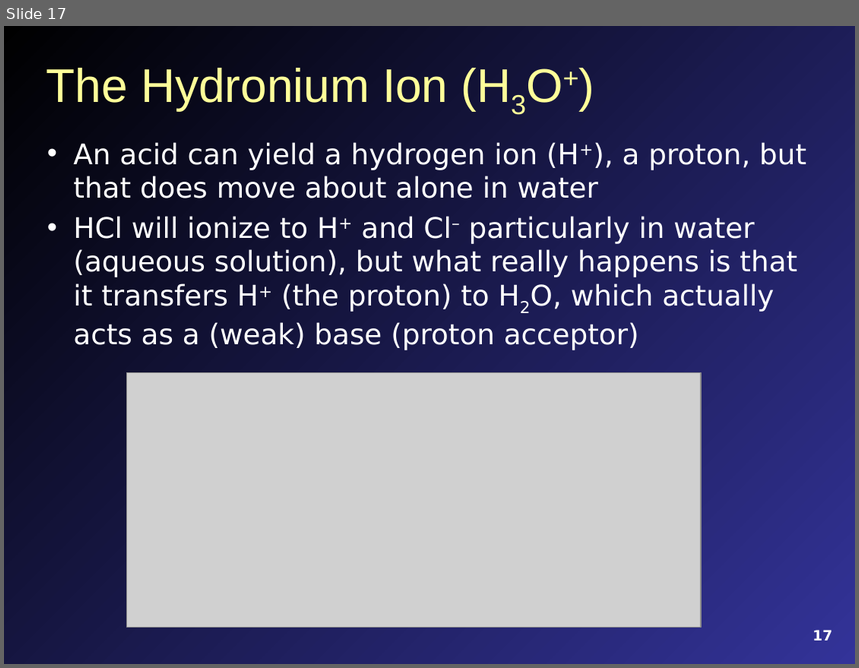
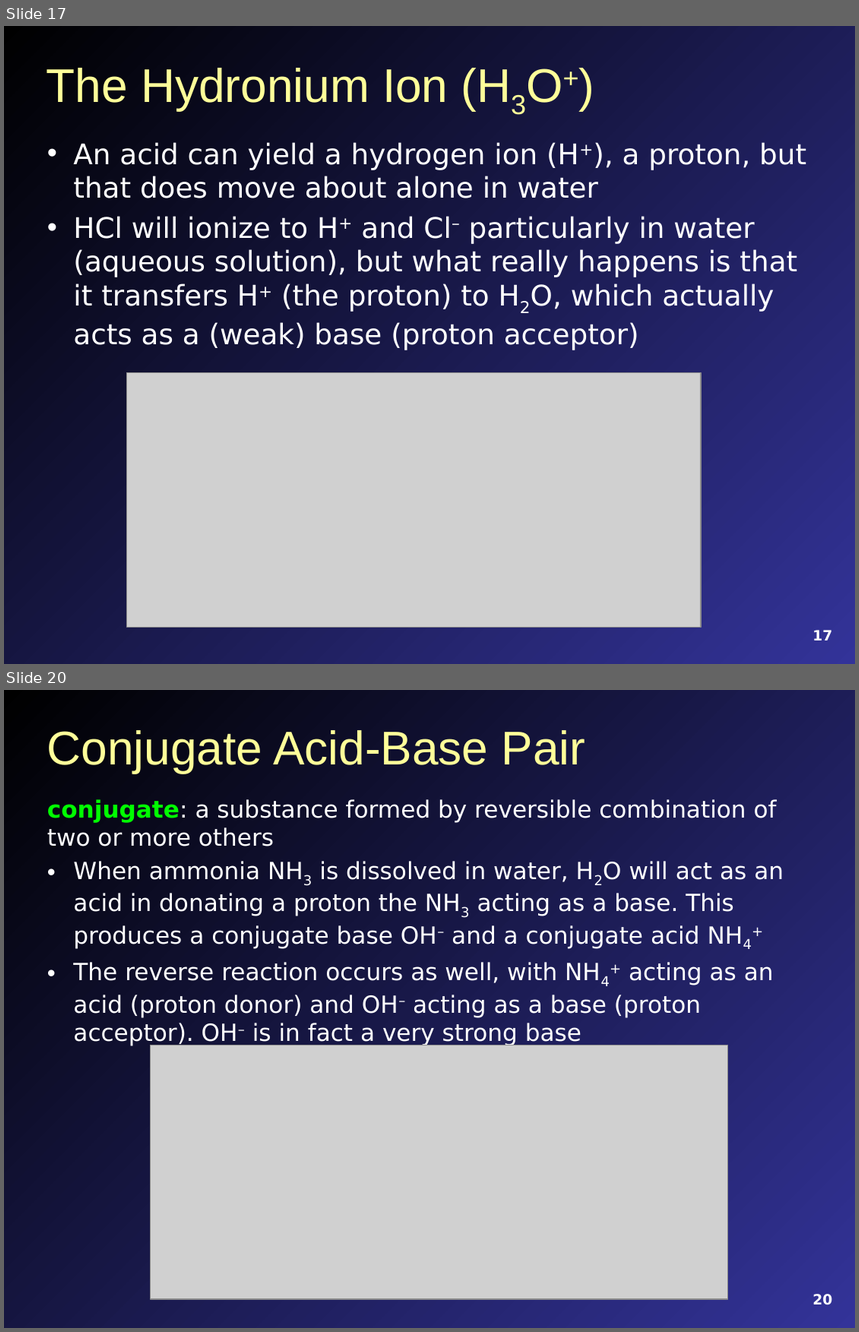
Before and after one commit to mavigozler/mavigozler.github.io, a slide deck: Teaching/Chemistry/Lecture Slides/FCC Chem 3A Chap 12 Content.pptx. Shown one above the other, each under a label of ours: slide 17 before the commit, slides 17 and 20 after it; the slides between them are not shown. The pictures are 859x668 and 859x1332 pixels, drawn with LibreOffice and Linux fonts; fonts in the diff are those of the drawing; grey boxes stand for pictures. Boxes give left, top, right and bottom in pixels: in the first picture for what was removed or moved away, otherwise in the second. Text is boxed around its words. In the diff, an @@ line names an element or a change of style, - is before the commit and + after.

```diff
--- a/Teaching/Chemistry/Lecture Slides/FCC Chem 3A Chap 12 Content.pptx
+++ b/Teaching/Chemistry/Lecture Slides/FCC Chem 3A Chap 12 Content.pptx
@@ slide 20 added at <box>4,690,855,1328</box>, background gradient #000000 to #333399 @@
@@ title added at <box>47,730,586,773</box>, 40 pt, text #FFFF99 @@
+Conjugate Acid-Base Pair
@@ text added at <box>47,799,784,1046</box>, 20 pt, text #FFFFFF @@
+conjugate: a substance formed by reversible combination of two or more others
+• When ammonia NH3 is dissolved in water, H2O will act as an acid in donating a proton the NH3 acting as a base. This produces a conjugate base OH– and a conjugate acid NH4+
+• The reverse reaction occurs as well, with NH4+ acting as an acid (proton donor) and OH– acting as a base (proton acceptor). OH– is in fact a very strong base
@@ picture added at <box>151,1045,728,1300</box> @@
@@ page number added at <box>813,1294,832,1306</box>, 12 pt, text #FFFFFF, bold @@
+20
```
Also in this commit, not shown: 27 other slides added, 2 slides removed, 5 other files.
